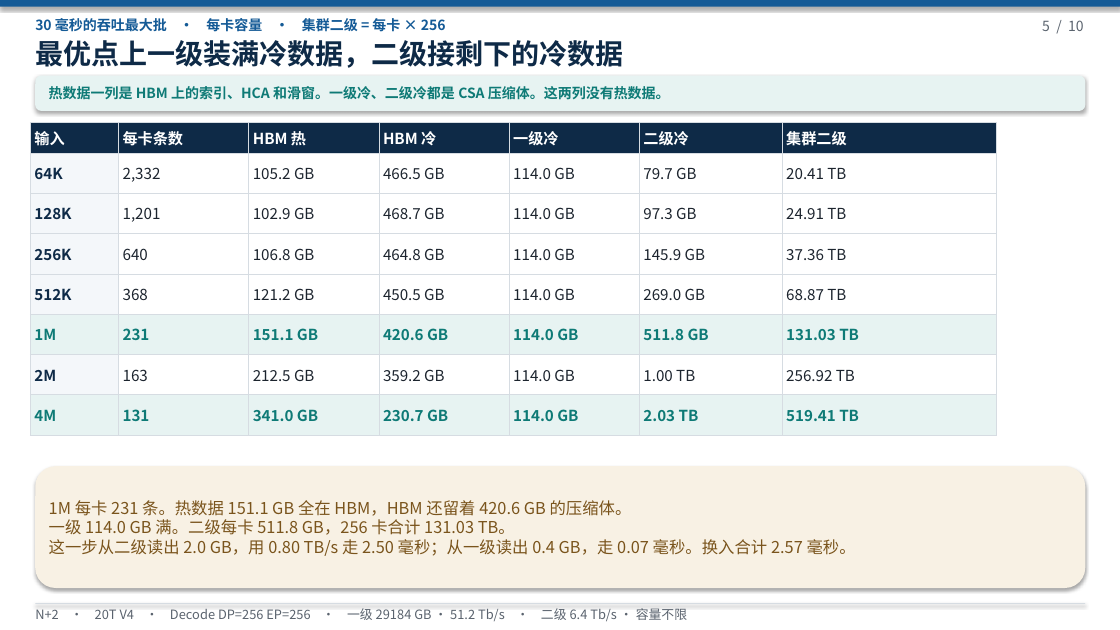
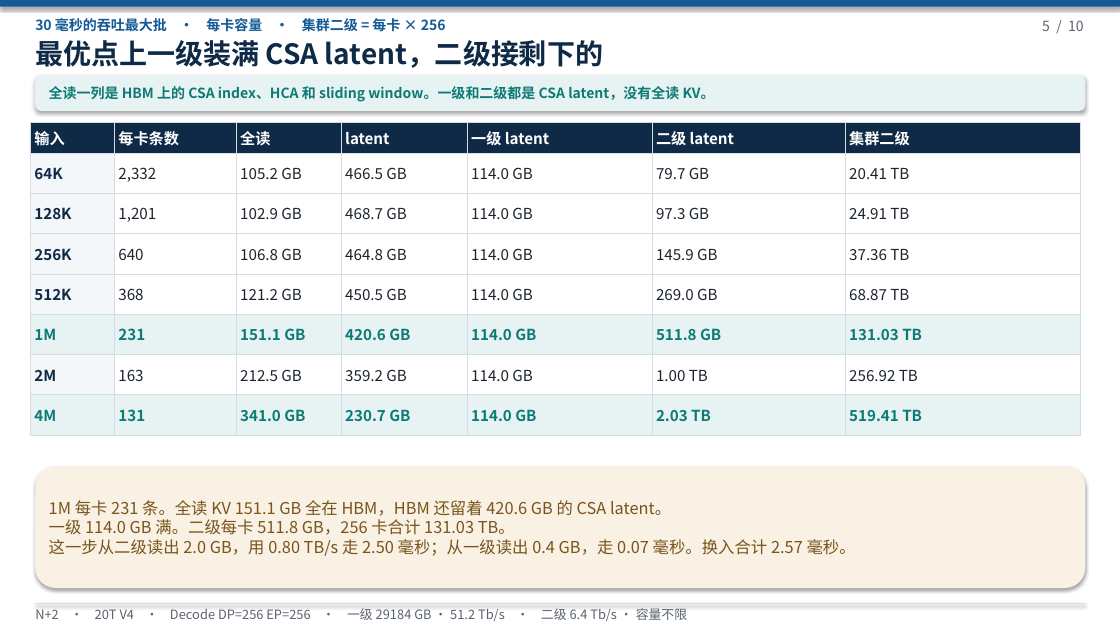
Before and after one commit to 69515164-rgb/UCL-MPComm, a slide deck: slide 5 of docs/N+2-20T-V4-两级池.pptx. Drawn at 1120x630 pixels with LibreOffice and Linux fonts; fonts in the diff are those of the drawing. Boxes give left, top, right and bottom in pixels: in the first picture for what was removed or moved away, otherwise in the second. Text is boxed around its words. In the diff, an @@ line names an element or a change of style, - is before the commit and + after.

```diff
--- a/docs/N+2-20T-V4-两级池.pptx
+++ b/docs/N+2-20T-V4-两级池.pptx
@@ text at (35,40,603,68): text changed @@
-最优点上一级装满冷数据，二级接剩下的冷数据
+最优点上一级装满 CSA latent，二级接剩下的
@@ text at (49,86,715,102): text changed @@
-热数据一列是 HBM 上的索引、HCA 和滑窗。一级冷、二级冷都是 CSA 压缩体。这两列没有热数据。
+全读一列是 HBM 上的 CSA index、HCA 和 sliding window。一级和二级都是 CSA latent，没有全读 KV。
@@ table at (30,123,1081,435) @@
-row 1: 输入 | 每卡条数 | HBM 热 | HBM 冷 | 一级冷 | 二级冷 | 集群二级
+row 1: 输入 | 每卡条数 | 全读 | latent | 一级 latent | 二级 latent | 集群二级
@@ table: place and size @@
-table at (30,123,996,435)
+table at (30,123,1081,435)
@@ text at (49,500,671,516): text changed @@
-1M 每卡 231 条。热数据 151.1 GB 全在 HBM，HBM 还留着 420.6 GB 的压缩体。
+1M 每卡 231 条。全读 KV 151.1 GB 全在 HBM，HBM 还留着 420.6 GB 的 CSA latent。
```
Also in this commit, not shown: 8 other slides changed, 1 other file.
